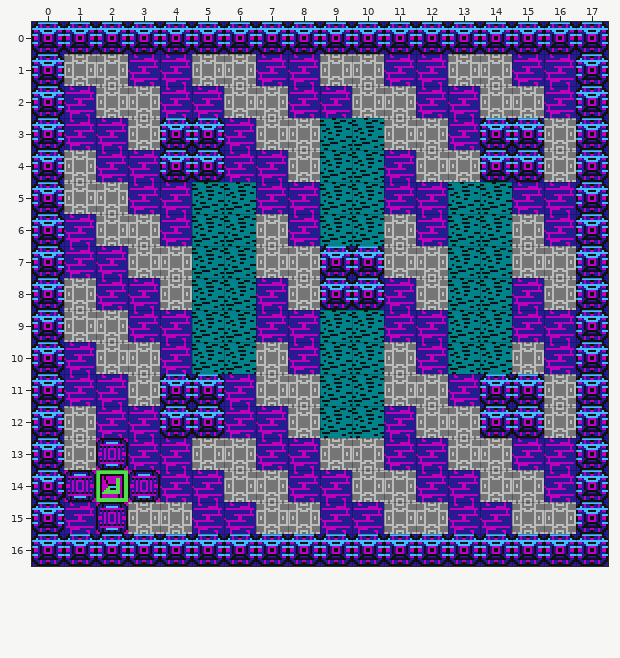
Two versions of a level (Tiled map, tiled/cockpit.tmx). The picture above was drawn from the file before the commit.
Cells are 16x16 px. Shown: x 0..17, y 0..16.
After the commit:
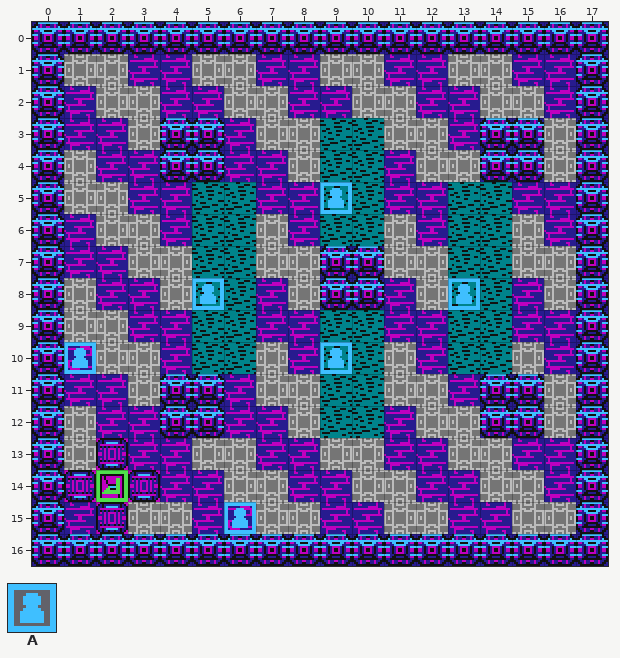
Key: from "tileset": A 240.
Objects are placed by their top-left corner, in cells (3,4 is the top-left corner of cell 3,4); size is 1x1 cell unless given.
The commit says: :sparkles: 「こっくぴっと」にNPC設定
The exact change:
Layer "object":
added: A "dolphin-2" at 9,5
added: A "dolphin-1" at 5,8
added: A "orca-2" at 13,8
added: A "skeleton-1" at 1,10
added: A "orca-1" at 9,10
added: A "skeleton-2" at 6,15
Changed places in both pictures, as pixel boxes (x1, y1, x2, y2):
added: (320, 182, 352, 214)
added: (192, 278, 224, 310)
added: (448, 278, 480, 310)
added: (64, 342, 96, 374)
added: (320, 342, 352, 374)
added: (224, 502, 256, 534)
